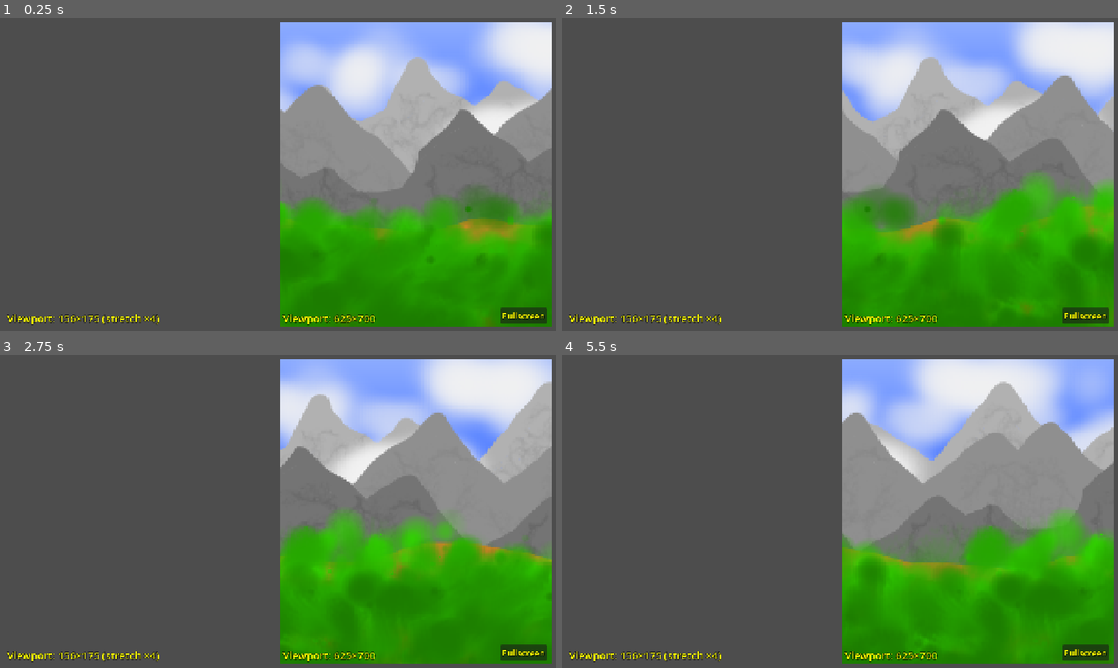
Above: before the commit, frames 1-4 (two rows, left to right).
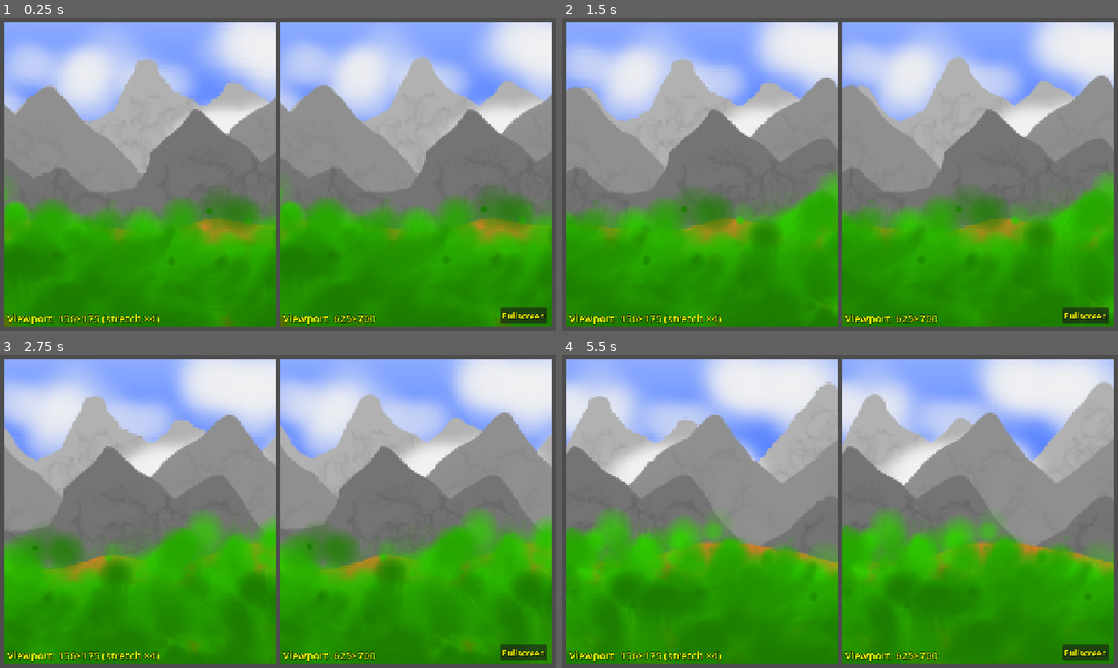
Above: after the commit, the same moments.

Repository: Toxe/godot-parallax-scrolling
Game: Godot game, scene res://scenes/main.tscn
The game is run twice, just before and just after one commit, with the same random seed, the same clock (stepped at 60 frames per second) and the same inputs.
Inputs:
- Up to frame 1 (0.25 s): no input
- Up to frame 2 (1.5 s): no input
- Up to frame 3 (2.75 s): no input
- Up to frame 4 (5.5 s): no input

The runs differ from the first frame. In frame 1, 52% of the frame differs, in the area x 0-100%, y 1-99%; in frame 2, 65%; in frame 3, 69%; in frame 4, 71%.

Commit message:
Add parallax scrolling to first viewport

Diff:
--- a/ParallaxScrolling/scenes/main.gd
+++ b/ParallaxScrolling/scenes/main.gd
@@ -5,6 +5,7 @@
 @onready var sub_viewport2: SubViewport = $HBoxContainer/SubViewportContainer2/SubViewport2
 @onready var viewport_size_label1: Label = $CanvasLayer/ViewportSizeLabel1
 @onready var viewport_size_label2: Label = $CanvasLayer/ViewportSizeLabel2
+@onready var camera1: Camera2D = $HBoxContainer/SubViewportContainer1/SubViewport1/Camera2D
 @onready var camera2: Camera2D = $HBoxContainer/SubViewportContainer2/SubViewport2/Camera2D
 
 
@@ -16,7 +17,8 @@
     viewport_size_label1.text = "Viewport: %d×%d (stretch ×%d)" % [sub_viewport1.size.x, sub_viewport1.size.y, sub_viewport_container1.stretch_shrink]
     viewport_size_label2.text = "Viewport: %d×%d" % [sub_viewport2.size.x, sub_viewport2.size.y]
 
-    camera2.position += Vector2(300, 0) * _delta
+    camera1.position += Vector2(40, 0) * _delta
+    camera2.position += Vector2(160, 0) * _delta
 
 
 func _on_fullscreen_button_pressed() -> void:
--- a/ParallaxScrolling/scenes/main.tscn
+++ b/ParallaxScrolling/scenes/main.tscn
@@ -16,6 +16,12 @@
 [sub_resource type="Gradient" id="Gradient_tefeu"]
 colors = PackedColorArray(0.5477166, 0.66959137, 1, 1, 0.05507724, 0.2830962, 1, 1)
 
+[sub_resource type="GradientTexture2D" id="GradientTexture2D_eb6dy"]
+gradient = SubResource("Gradient_tefeu")
+width = 16
+height = 128
+fill_to = Vector2(0, 1)
+
 [sub_resource type="GradientTexture2D" id="GradientTexture2D_o6xl0"]
 gradient = SubResource("Gradient_tefeu")
 width = 16
@@ -49,10 +55,120 @@
 size = Vector2i(156, 175)
 render_target_update_mode = 4
 
+[node name="Camera2D" type="Camera2D" parent="HBoxContainer/SubViewportContainer1/SubViewport1" unique_id=1570935998]
+position = Vector2(78, 87)
+
+[node name="Node2D" type="Node2D" parent="HBoxContainer/SubViewportContainer1/SubViewport1" unique_id=1943276017]
+
+[node name="Parallax2D6" type="Parallax2D" parent="HBoxContainer/SubViewportContainer1/SubViewport1/Node2D" unique_id=158051884]
+scroll_scale = Vector2(0, 0)
+
+[node name="Sprite2D" type="Sprite2D" parent="HBoxContainer/SubViewportContainer1/SubViewport1/Node2D/Parallax2D6" unique_id=2026733833]
+scale = Vector2(10, 1)
+texture = SubResource("GradientTexture2D_eb6dy")
+centered = false
+
+[node name="Parallax2D10" type="Parallax2D" parent="HBoxContainer/SubViewportContainer1/SubViewport1/Node2D" unique_id=1228180340]
+scroll_scale = Vector2(0.1, 1)
+repeat_size = Vector2(256, 0)
+
+[node name="Sprite2D" type="Sprite2D" parent="HBoxContainer/SubViewportContainer1/SubViewport1/Node2D/Parallax2D10" unique_id=1993367555]
+position = Vector2(0, -13)
+texture = ExtResource("2_eb6dy")
+centered = false
+
+[node name="Parallax2D11" type="Parallax2D" parent="HBoxContainer/SubViewportContainer1/SubViewport1/Node2D" unique_id=2030302766]
+scroll_scale = Vector2(0.2, 1)
+repeat_size = Vector2(256, 0)
+
+[node name="Sprite2D" type="Sprite2D" parent="HBoxContainer/SubViewportContainer1/SubViewport1/Node2D/Parallax2D11" unique_id=386737931]
+position = Vector2(0, -16)
+texture = ExtResource("3_o6xl0")
+centered = false
+
+[node name="Parallax2D" type="Parallax2D" parent="HBoxContainer/SubViewportContainer1/SubViewport1/Node2D" unique_id=428853874]
+scroll_scale = Vector2(0.3, 1)
+repeat_size = Vector2(256, 0)
+
+[node name="Sprite2D" type="Sprite2D" parent="HBoxContainer/SubViewportContainer1/SubViewport1/Node2D/Parallax2D" unique_id=312114191]
+position = Vector2(0, 13)
+texture = ExtResource("4_trceg")
+centered = false
+
+[node name="Parallax2D12" type="Parallax2D" parent="HBoxContainer/SubViewportContainer1/SubViewport1/Node2D" unique_id=1433709167]
+scroll_scale = Vector2(0.35, 1)
+repeat_size = Vector2(256, 0)
+
+[node name="Sprite2D" type="Sprite2D" parent="HBoxContainer/SubViewportContainer1/SubViewport1/Node2D/Parallax2D12" unique_id=1802264161]
+position = Vector2(0, 37)
+texture = ExtResource("2_tefeu")
+centered = false
+
+[node name="Parallax2D2" type="Parallax2D" parent="HBoxContainer/SubViewportContainer1/SubViewport1/Node2D" unique_id=1139246300]
+scroll_scale = Vector2(0.4, 1)
+repeat_size = Vector2(256, 0)
+
+[node name="Sprite2D" type="Sprite2D" parent="HBoxContainer/SubViewportContainer1/SubViewport1/Node2D/Parallax2D2" unique_id=1203507448]
+position = Vector2(0, 30)
+texture = ExtResource("6_a8y0u")
+centered = false
+
+[node name="Parallax2D3" type="Parallax2D" parent="HBoxContainer/SubViewportContainer1/SubViewport1/Node2D" unique_id=315999649]
+scroll_scale = Vector2(0.5, 1)
+repeat_size = Vector2(256, 0)
+
+[node name="Sprite2D" type="Sprite2D" parent="HBoxContainer/SubViewportContainer1/SubViewport1/Node2D/Parallax2D3" unique_id=2001937598]
+position = Vector2(0, 50)
+texture = ExtResource("7_jkv2x")
+centered = false
+
+[node name="Parallax2D4" type="Parallax2D" parent="HBoxContainer/SubViewportContainer1/SubViewport1/Node2D" unique_id=1179120161]
+scroll_scale = Vector2(0.6, 1)
+repeat_size = Vector2(256, 0)
+
+[node name="Sprite2D" type="Sprite2D" parent="HBoxContainer/SubViewportContainer1/SubViewport1/Node2D/Parallax2D4" unique_id=656134677]
+position = Vector2(0, 105)
+texture = ExtResource("8_jbj1t")
+centered = false
+
+[node name="Parallax2D5" type="Parallax2D" parent="HBoxContainer/SubViewportContainer1/SubViewport1/Node2D" unique_id=2004147161]
+scroll_scale = Vector2(0.7, 1)
+repeat_size = Vector2(256, 0)
+
+[node name="Sprite2D" type="Sprite2D" parent="HBoxContainer/SubViewportContainer1/SubViewport1/Node2D/Parallax2D5" unique_id=7764432]
+position = Vector2(0, 124)
+texture = ExtResource("9_muem4")
+centered = false
+
+[node name="Parallax2D7" type="Parallax2D" parent="HBoxContainer/SubViewportContainer1/SubViewport1/Node2D" unique_id=1754286665]
+scroll_scale = Vector2(0.8, 1)
+repeat_size = Vector2(256, 0)
+
+[node name="Sprite2D" type="Sprite2D" parent="HBoxContainer/SubViewportContainer1/SubViewport1/Node2D/Parallax2D7" unique_id=10392748]
+position = Vector2(0, 84)
+texture = ExtResource("4_tipki")
+centered = false
+
+[node name="Parallax2D8" type="Parallax2D" parent="HBoxContainer/SubViewportContainer1/SubViewport1/Node2D" unique_id=1337858175]
+scroll_scale = Vector2(0.9, 1)
+repeat_size = Vector2(256, 0)
+
+[node name="Sprite2D" type="Sprite2D" parent="HBoxContainer/SubViewportContainer1/SubViewport1/Node2D/Parallax2D8" unique_id=1961026461]
+position = Vector2(0, 89)
+texture = ExtResource("5_85g3d")
+centered = false
+
+[node name="Parallax2D9" type="Parallax2D" parent="HBoxContainer/SubViewportContainer1/SubViewport1/Node2D" unique_id=1234652395]
+repeat_size = Vector2(256, 0)
+
+[node name="Sprite2D" type="Sprite2D" parent="HBoxContainer/SubViewportContainer1/SubViewport1/Node2D/Parallax2D9" unique_id=518845310]
+position = Vector2(0, 92)
+texture = ExtResource("6_choun")
+centered = false
+
 [node name="SubViewportContainer2" type="SubViewportContainer" parent="HBoxContainer" unique_id=1705908404]
 layout_mode = 2
 size_flags_horizontal = 3
-stretch = true
 metadata/_edit_lock_ = true
 
 [node name="SubViewport2" type="SubViewport" parent="HBoxContainer/SubViewportContainer2" unique_id=421601648]
